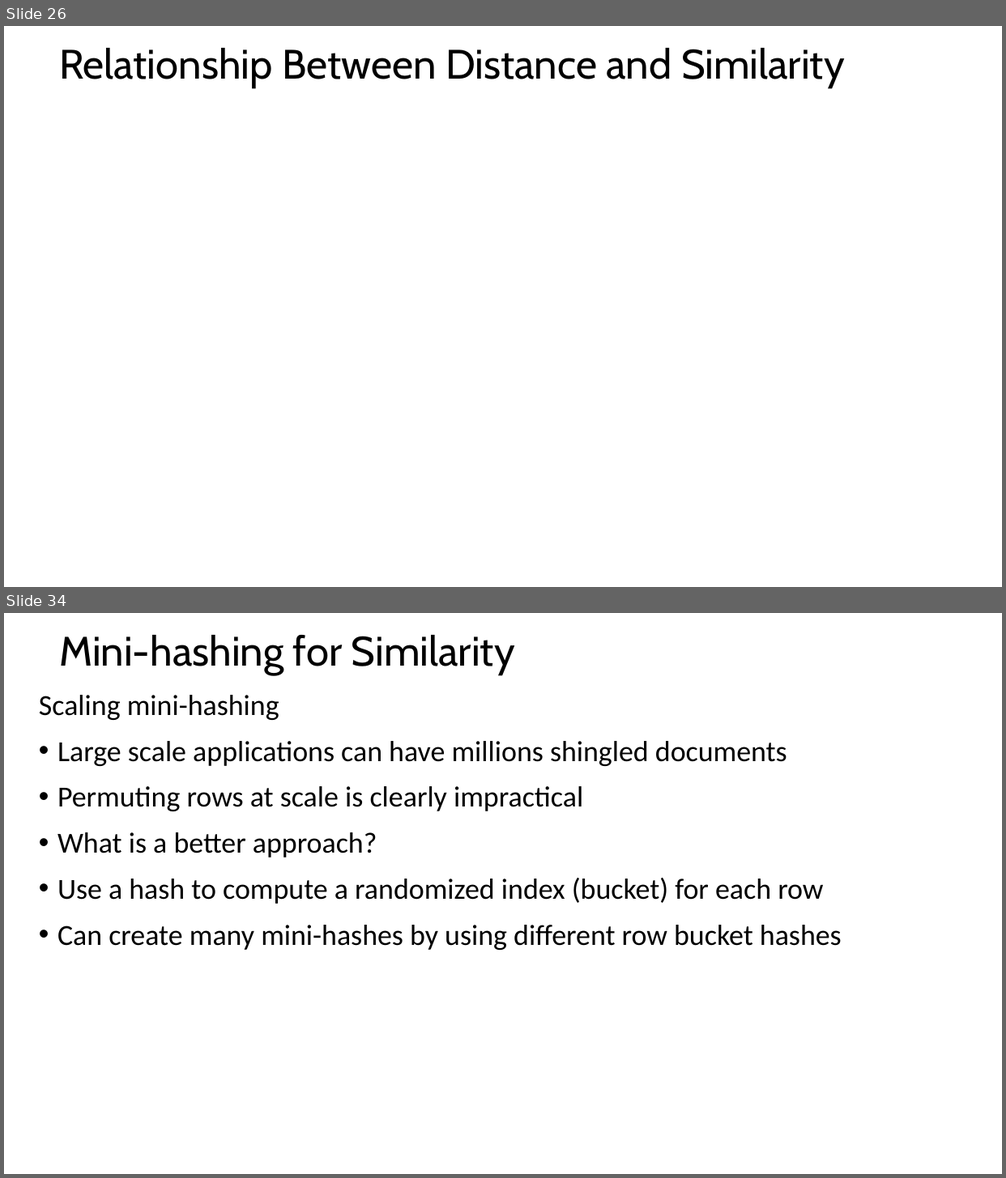
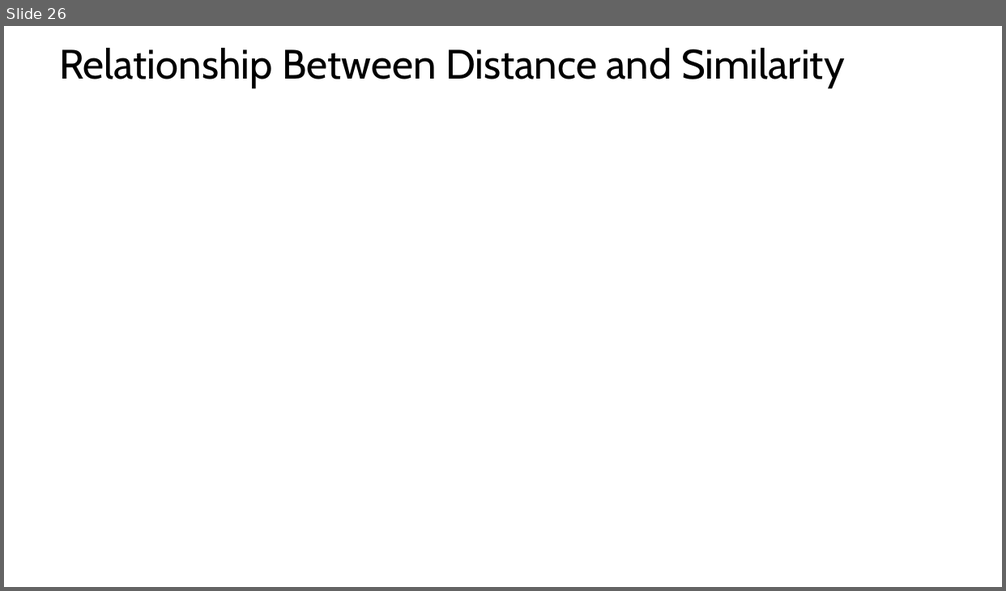
Before and after one commit to StephenElston/CSCI-E-108, a slide deck: slides/4_DistanceAndSimilarityMeasures_Part1.pptx. Shown one above the other, each under a label of ours: slides 26 and 34 before the commit, slide 26 after it; the slides between them are not shown. The pictures are 1006x1178 and 1006x591 pixels, drawn with LibreOffice and Linux fonts; fonts in the diff are those of the drawing; grey boxes stand for pictures. Boxes give left, top, right and bottom in pixels: in the first picture for what was removed or moved away, otherwise in the second. Text is boxed around its words. In the diff, an @@ line names an element or a change of style, - is before the commit and + after.

```diff
--- a/slides/4_DistanceAndSimilarityMeasures_Part1.pptx
+++ b/slides/4_DistanceAndSimilarityMeasures_Part1.pptx
@@ slide 34 removed at [4, 613, 1002, 1174], background #FFFFFF @@
@@ title removed at [59, 635, 515, 675] @@
-Mini-hashing for Similarity
@@ text removed at [39, 695, 842, 950] @@
-Scaling mini-hashing
-• Large scale applications can have millions shingled documents
-• Permuting rows at scale is clearly impractical
-• What is a better approach?
-• Use a hash to compute a randomized index (bucket) for each row
-• Can create many mini-hashes by using different row bucket hashes
```
Also in this commit, not shown: 1 slide changed, 29 other slides removed, 1 other file.
